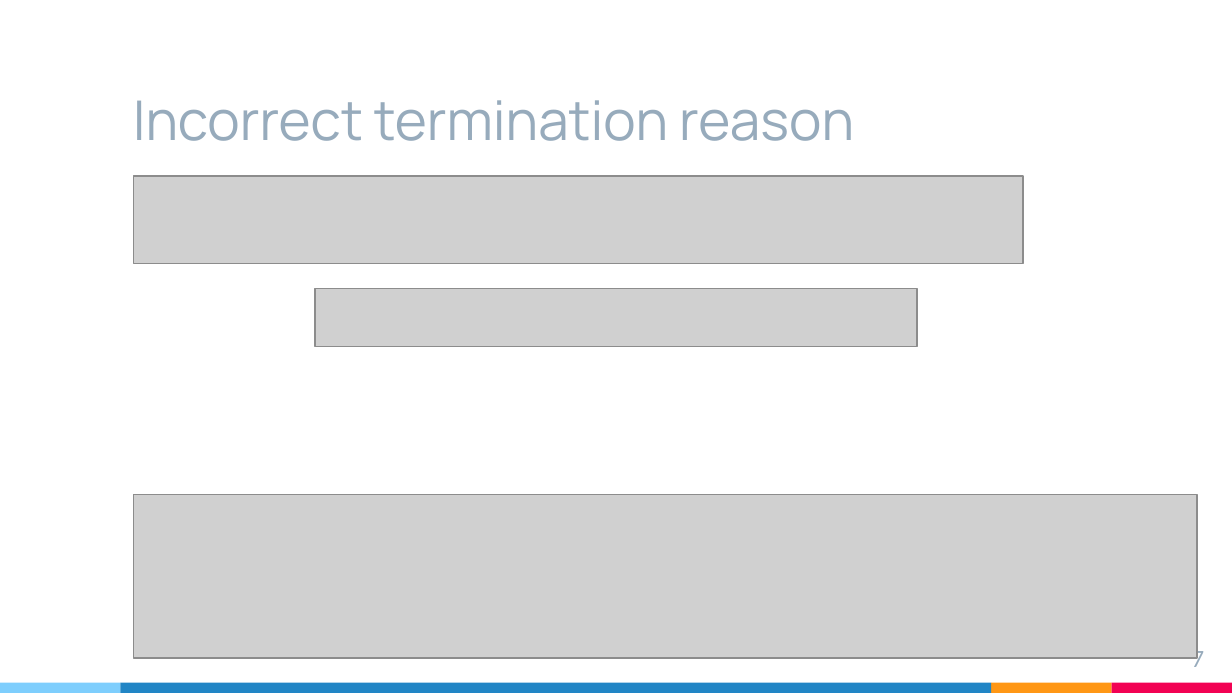
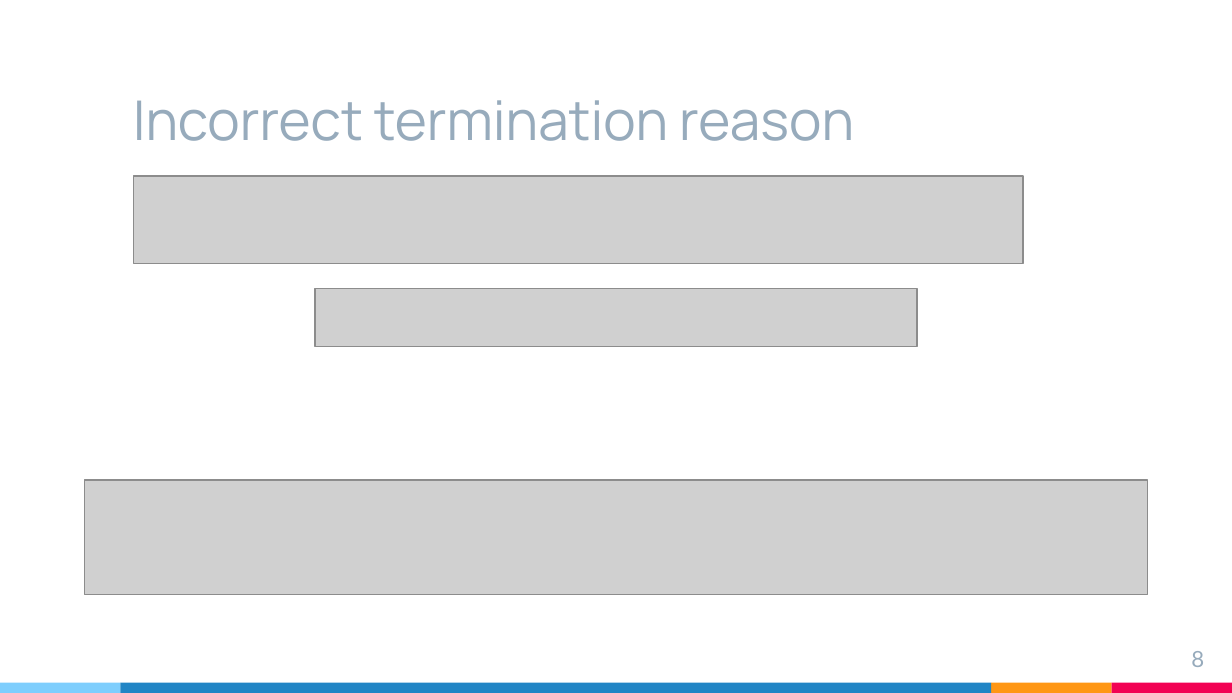
Before and after one commit to brahinets/GeekHub-J4W-X, a slide deck: slide 8 of Lectures/Lesson 04 - Homework Review.pptx (slide 7 before the commit). Drawn at 1232x693 pixels with LibreOffice and Linux fonts; fonts in the diff are those of the drawing; grey boxes stand for pictures. Boxes give left, top, right and bottom in pixels: in the first picture for what was removed or moved away, otherwise in the second. Text is boxed around its words. In the diff, an @@ line names an element or a change of style, - is before the commit and + after.

Commit message:
L04 Fix invalid screenshots in homework overview

```diff
--- a/Lectures/Lesson 04 - Homework Review.pptx
+++ b/Lectures/Lesson 04 - Homework Review.pptx
@@ picture: place and size @@
-picture at box(133, 495, 1196, 659)
+picture at box(84, 480, 1147, 595)
@@ page number at box(1191, 651, 1204, 667): text changed @@
-7
+8
```
Also in this commit, not shown: 1 other slide changed.
